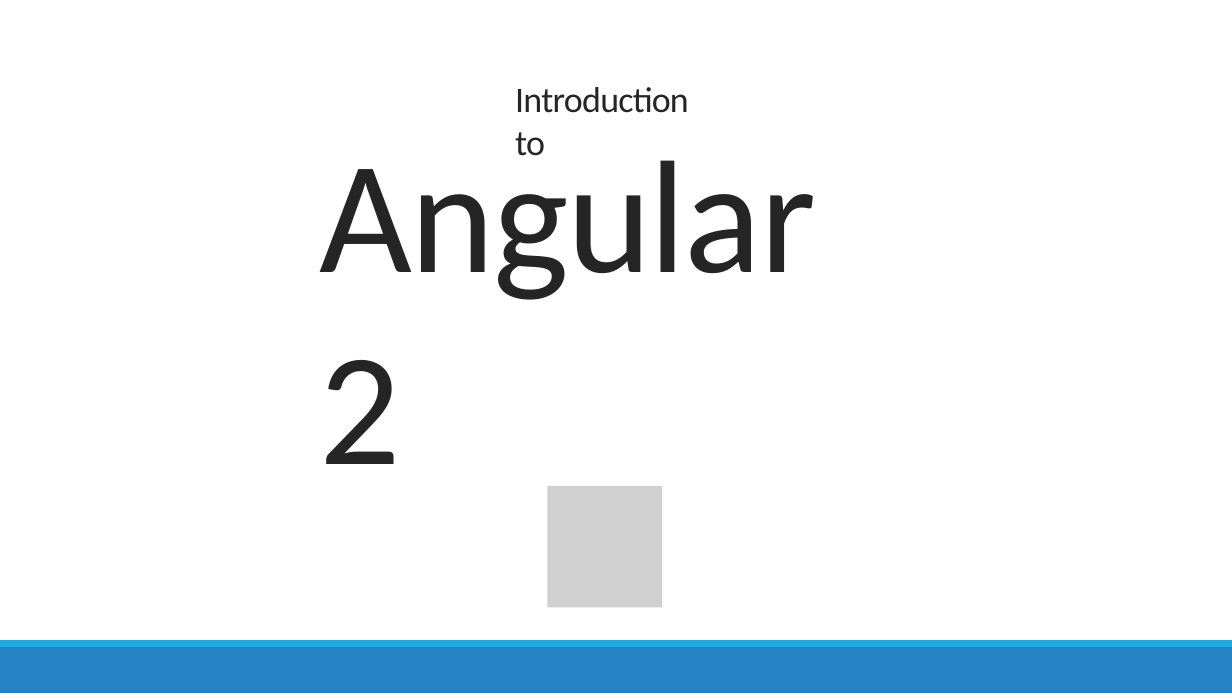
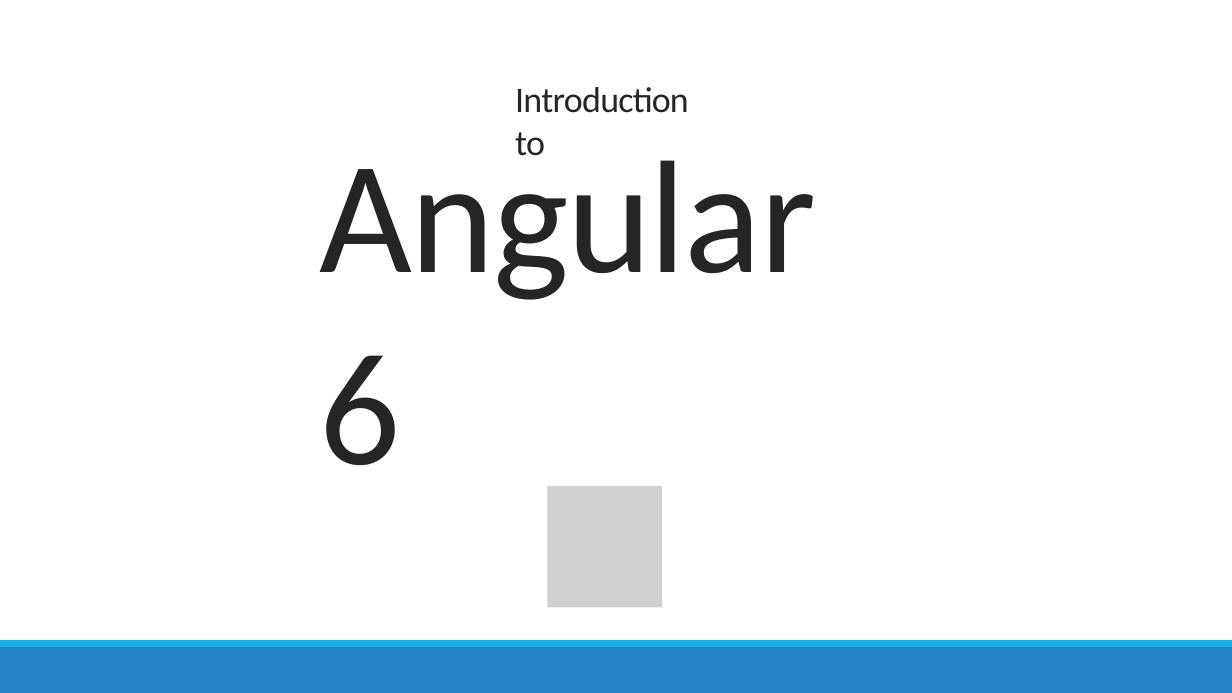
Before and after one commit to byteridge/Foundry2019-Bootcamp, a slide deck: slide 1 of Angular/Presentation/AngularPresentation.pptx. Drawn at 1232x693 pixels with LibreOffice and Linux fonts; fonts in the diff are those of the drawing; grey boxes stand for pictures. Boxes give left, top, right and bottom in pixels: in the first picture for what was removed or moved away, otherwise in the second. Text is boxed around its words. In the diff, an @@ line names an element or a change of style, - is before the commit and + after.

Commit message:
Ppt changes + Css Angular

```diff
--- a/Angular/Presentation/AngularPresentation.pptx
+++ b/Angular/Presentation/AngularPresentation.pptx
@@ title at [319,139,816,465]: text changed @@
-Angular 2
+Angular 6
```
Also in this commit, not shown: 2 other slides changed, 5 other files.
